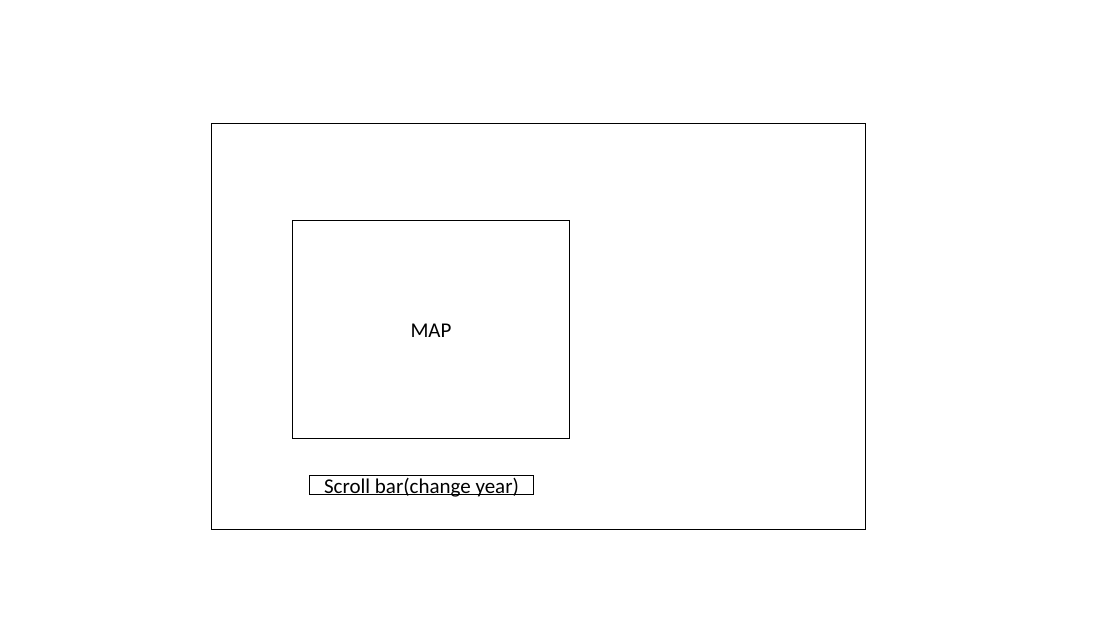
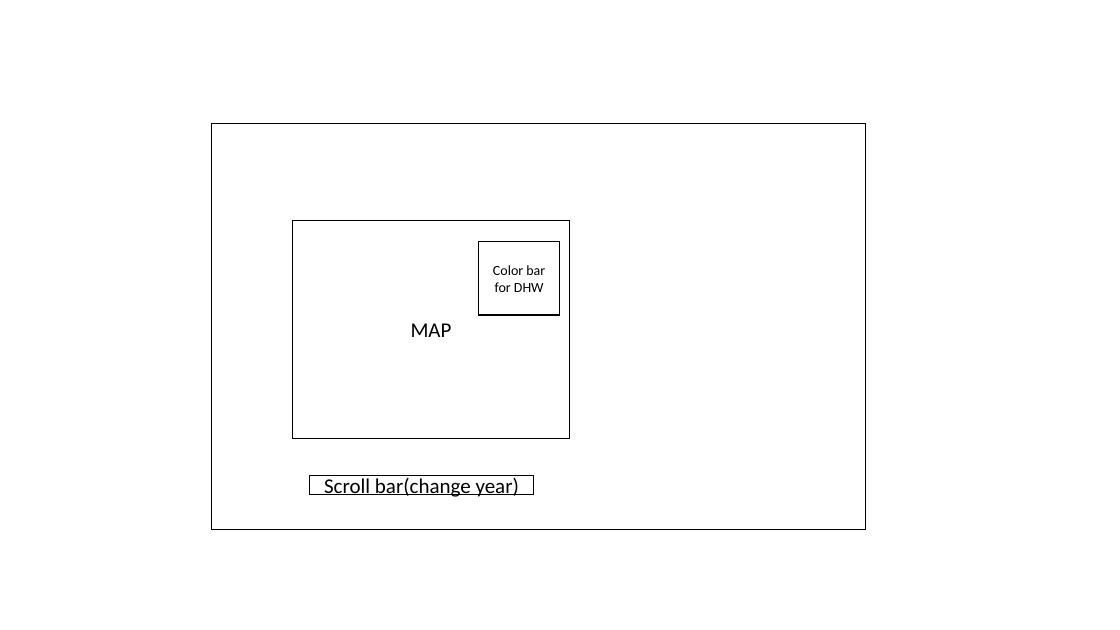
Before and after one commit to DipsyCdua/reef, a slide deck: slide 1 of wireFrame.pptx. Drawn at 1120x630 pixels with LibreOffice and Linux fonts; fonts in the diff are those of the drawing. Boxes give left, top, right and bottom in pixels: in the first picture for what was removed or moved away, otherwise in the second. Text is boxed around its words. In the diff, an @@ line names an element or a change of style, - is before the commit and + after.

```diff
--- a/wireFrame.pptx
+++ b/wireFrame.pptx
@@ rectangle added at (x1=479, y1=242, x2=560, y2=315), fill #FFFFFF, outline #000000 1 pt, 12 pt, text #000000 @@
+Color bar for DHW
```
Also in this commit, not shown: 1 slide added, 2 other files.
